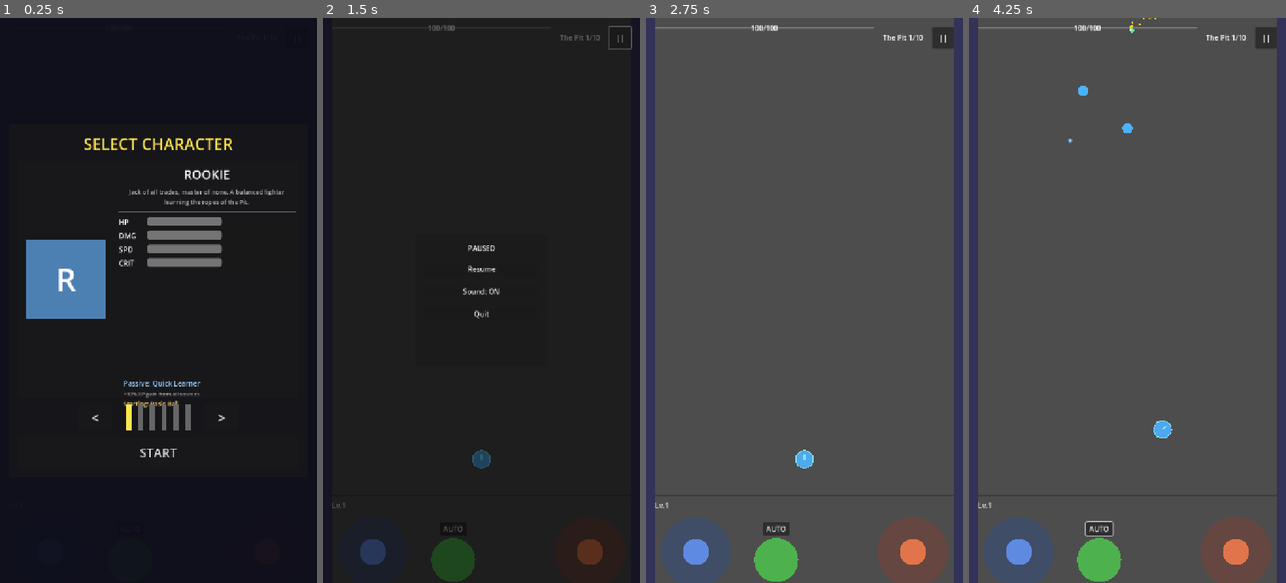
Above: before the commit, frames 1-4 (left to right).
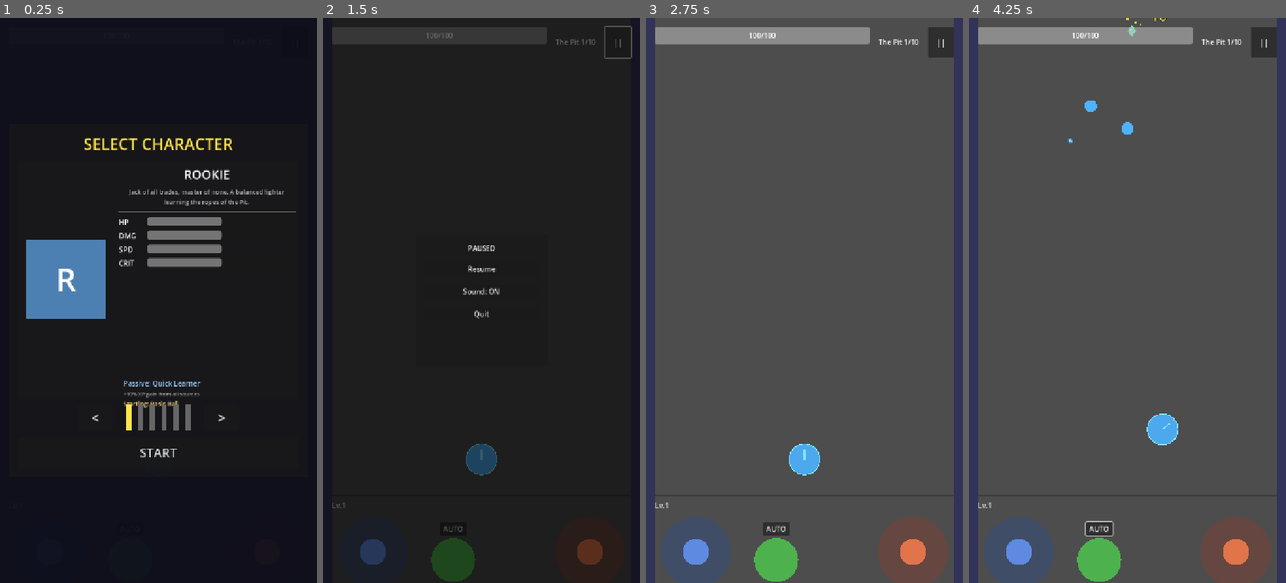
Above: after the commit, the same moments.

Repository: Randroids-Dojo/GoPit
Game: Godot game, scene res://scenes/game.tscn
Two runs of this game, one before a commit and one after it. Both use one fixed random seed, a clock stepped at 60 frames per second and the inputs below.
Inputs (mouse positions are in pixels of both pictures, inside the frame that each line leads up to):
- Up to frame 1 (0.25 s): no input
- Up to frame 2 (1.5 s): click "START" at 0.5 s; click "||" at 1.25 s
- Up to frame 3 (2.75 s): click "Resume" at 2 s
- Up to frame 4 (4.25 s): click "AUTO" at 2.75 s; tap Enter at 3.5 s; drag from (1019, 554) to (1127, 458) at 3.52 s

The runs differ from the first frame. In frame 2, 2.3% of the frame differs, in the area x 2-98%, y 1-81%; in frame 3, 2.6%; in frame 4, 2.8%, in the area x 2-98%, y 0-76%.

Commit message:
Increase entity and UI sizes for mobile visibility
Player:
- Radius 20→35px (70px diameter, ~9.7% screen width)
- Bounds adjusted for larger TopBar (200→280 min Y)

Gems:
- Visual radius 8→14px (28px diameter)
- Collision radius 12→18px
- Collection radius 30→40px

Enemies:
- Slime radius 20→28px
- Bat radius 15→22px
- Crab capsule 18×40→25×55px

Balls:
- Radius 12→14px (28px diameter at L1)

UI:
- TopBar height 50→70px
- HP bar minimum height 40px
- Pause button 50×50→60×60px
- Damage numbers font 24→32pt, outline 4→5px

Closes GoPit-u7i, GoPit-daz, GoPit-51d, GoPit-j4z, GoPit-sxd, GoPit-bgu

Diff:
--- a/scenes/effects/damage_number.tscn
+++ b/scenes/effects/damage_number.tscn
@@ -3,14 +3,14 @@
 [ext_resource type="Script" path="res://scripts/effects/damage_number.gd" id="1_script"]
 
 [node name="DamageNumber" type="Label"]
-offset_left = -50.0
-offset_top = -20.0
-offset_right = 50.0
-offset_bottom = 20.0
+offset_left = -65.0
+offset_top = -25.0
+offset_right = 65.0
+offset_bottom = 25.0
 theme_override_colors/font_color = Color(1, 1, 1, 1)
 theme_override_colors/font_outline_color = Color(0, 0, 0, 1)
-theme_override_constants/outline_size = 4
-theme_override_font_sizes/font_size = 24
+theme_override_constants/outline_size = 5
+theme_override_font_sizes/font_size = 32
 text = "10"
 horizontal_alignment = 1
 vertical_alignment = 1
--- a/scenes/entities/ball.tscn
+++ b/scenes/entities/ball.tscn
@@ -3,7 +3,7 @@
 [ext_resource type="Script" path="res://scripts/entities/ball.gd" id="1_ball"]
 
 [sub_resource type="CircleShape2D" id="CircleShape2D_ball"]
-radius = 12.0
+radius = 14.0
 
 [node name="Ball" type="CharacterBody2D"]
 collision_layer = 2
--- a/scenes/entities/enemies/bat.tscn
+++ b/scenes/entities/enemies/bat.tscn
@@ -3,7 +3,7 @@
 [ext_resource type="Script" path="res://scripts/entities/enemies/bat.gd" id="1_bat"]
 
 [sub_resource type="CircleShape2D" id="CircleShape2D_bat"]
-radius = 15.0
+radius = 22.0
 
 [node name="Bat" type="CharacterBody2D"]
 collision_layer = 4
--- a/scenes/entities/enemies/crab.tscn
+++ b/scenes/entities/enemies/crab.tscn
@@ -3,8 +3,8 @@
 [ext_resource type="Script" path="res://scripts/entities/enemies/crab.gd" id="1_crab"]
 
 [sub_resource type="CapsuleShape2D" id="CapsuleShape2D_crab"]
-radius = 18.0
-height = 40.0
+radius = 25.0
+height = 55.0
 
 [node name="Crab" type="CharacterBody2D"]
 collision_layer = 4
--- a/scenes/entities/enemies/slime.tscn
+++ b/scenes/entities/enemies/slime.tscn
@@ -3,7 +3,7 @@
 [ext_resource type="Script" path="res://scripts/entities/enemies/slime.gd" id="1_slime"]
 
 [sub_resource type="CircleShape2D" id="CircleShape2D_slime"]
-radius = 20.0
+radius = 28.0
 
 [node name="Slime" type="CharacterBody2D"]
 collision_layer = 4
--- a/scenes/entities/gem.tscn
+++ b/scenes/entities/gem.tscn
@@ -3,7 +3,7 @@
 [ext_resource type="Script" path="res://scripts/entities/gem.gd" id="1_gem"]
 
 [sub_resource type="CircleShape2D" id="CircleShape2D_gem"]
-radius = 12.0
+radius = 18.0
 
 [node name="Gem" type="Area2D"]
 collision_layer = 8
--- a/scenes/entities/player.tscn
+++ b/scenes/entities/player.tscn
@@ -3,7 +3,7 @@
 [ext_resource type="Script" path="res://scripts/entities/player.gd" id="1_player"]
 
 [sub_resource type="CircleShape2D" id="CircleShape2D_player"]
-radius = 20.0
+radius = 35.0
 
 [node name="Player" type="CharacterBody2D"]
 collision_layer = 16
--- a/scenes/game.tscn
+++ b/scenes/game.tscn
@@ -111,12 +111,12 @@
 offset_left = 20.0
 offset_top = 20.0
 offset_right = -20.0
-offset_bottom = 70.0
+offset_bottom = 90.0
 grow_horizontal = 2
 theme_override_constants/separation = 20
 
 [node name="HPBar" type="ProgressBar" parent="UI/HUD/TopBar"]
-custom_minimum_size = Vector2(200, 0)
+custom_minimum_size = Vector2(200, 40)
 layout_mode = 2
 size_flags_horizontal = 3
 max_value = 100.0
@@ -140,7 +140,7 @@
 horizontal_alignment = 2
 
 [node name="PauseButton" type="Button" parent="UI/HUD/TopBar"]
-custom_minimum_size = Vector2(50, 50)
+custom_minimum_size = Vector2(60, 60)
 layout_mode = 2
 text = "||"
 
--- a/scripts/entities/ball.gd
+++ b/scripts/entities/ball.gd
@@ -11,7 +11,7 @@
 
 @export var speed: float = 800.0
 @export var ball_color: Color = Color(0.3, 0.7, 1.0)
-@export var radius: float = 12.0
+@export var radius: float = 14.0
 @export var damage: int = 10
 
 var direction: Vector2 = Vector2.UP
--- a/scripts/entities/gem.gd
+++ b/scripts/entities/gem.gd
@@ -5,13 +5,13 @@
 
 @export var xp_value: int = 10
 @export var gem_color: Color = Color(0.2, 0.9, 0.5)
-@export var radius: float = 8.0
+@export var radius: float = 14.0
 @export var fall_speed: float = 150.0
 @export var sparkle_speed: float = 3.0
 @export var despawn_time: float = 10.0
 
 const MAGNETISM_SPEED: float = 400.0
-const COLLECTION_RADIUS: float = 30.0
+const COLLECTION_RADIUS: float = 40.0
 
 var _time: float = 0.0
 var _player: Node2D = null
--- a/scripts/entities/player.gd
+++ b/scripts/entities/player.gd
@@ -6,7 +6,7 @@
 signal moved(position: Vector2)
 
 @export var move_speed: float = 300.0
-@export var player_radius: float = 20.0
+@export var player_radius: float = 35.0
 @export var body_color: Color = Color(0.3, 0.7, 1.0, 0.9)
 @export var outline_color: Color = Color(0.5, 0.9, 1.0, 1.0)
 
@@ -14,7 +14,7 @@
 var last_aim_direction: Vector2 = Vector2.UP  # Default aim upward
 
 # Game bounds (set by game_controller)
-var bounds_min: Vector2 = Vector2(30, 200)  # Left wall + some padding, top area
+var bounds_min: Vector2 = Vector2(30, 280)  # Left wall + some padding, top area (below enlarged TopBar)
 var bounds_max: Vector2 = Vector2(690, 1150)  # Right wall - padding, above input area
 
 
